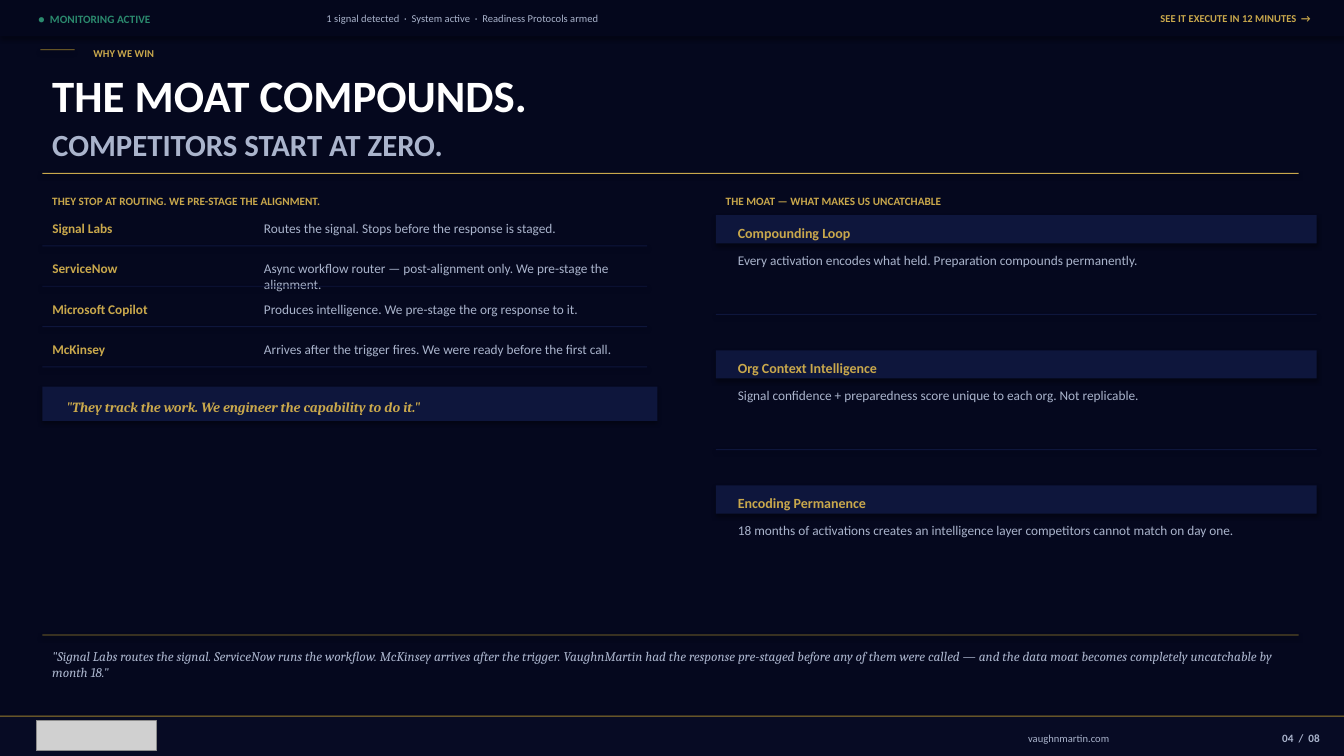
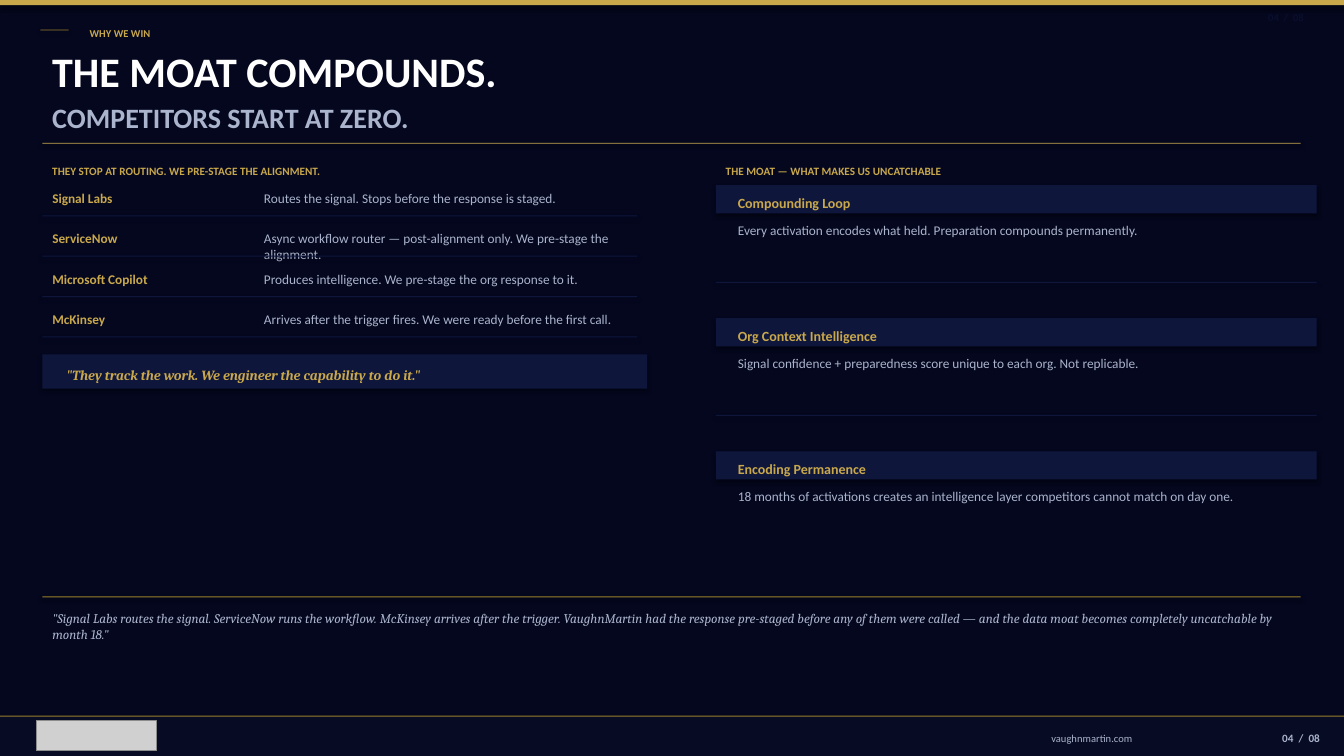
Before and after one commit to mbrunke18/CodePlatform1, a slide deck: slide 5 of attached_assets/VaughnMartin-Investor-Deck-v13-final.pptx. Drawn at 1344x756 pixels with LibreOffice and Linux fonts; fonts in the diff are those of the drawing; grey boxes stand for pictures; background and template pictures are left out. Boxes give left, top, right and bottom in pixels: in the first picture for what was removed or moved away, otherwise in the second. Text is boxed around its words. In the diff, an @@ line names an element or a change of style, - is before the commit and + after.

```diff
--- a/attached_assets/VaughnMartin-Investor-Deck-v13-final.pptx
+++ b/attached_assets/VaughnMartin-Investor-Deck-v13-final.pptx
@@ rectangle at [0, 0, 1344, 756]: fill #05081E to #04071E @@
@@ rectangle: place and size @@
-rectangle at [0, 0, 1344, 36]
+rectangle at [0, 0, 1344, 5]
@@ rectangle at [0, 0, 1344, 5]: fill #04071C to #C9A84C @@
@@ text added at [0, 6, 1314, 24], 7.5 pt, text #0A0F2E, bold @@
+04 / 08
@@ rectangle: place and size @@
-rectangle at [40, 49, 75, 50]
+rectangle at [40, 29, 69, 30]
@@ text removed at [50, 15, 150, 23] @@
-● MONITORING ACTIVE
@@ text "WHY WE WIN": place and size @@
-text "WHY WE WIN" at [93, 50, 154, 57]
+text "WHY WE WIN" at [90, 30, 150, 37]
@@ text removed at [326, 14, 598, 24] @@
-1 signal detected · System active · Readiness Protocols armed
@@ text removed at [1160, 15, 1296, 22] @@
-SEE IT EXECUTE IN 12 MINUTES →
@@ text "THE MOAT COMPOUNDS.": place and size @@
-text "THE MOAT COMPOUNDS." at [52, 82, 527, 113]
+text "THE MOAT COMPOUNDS." at [52, 59, 496, 88]
@@ text "THE MOAT COMPOUNDS." at [52, 59, 496, 88]: size 32 to 30 pt @@
@@ text "COMPETITORS START AT ZERO.": place and size @@
-text "COMPETITORS START AT ZERO." at [52, 136, 443, 156]
+text "COMPETITORS START AT ZERO." at [52, 109, 409, 128]
@@ text "COMPETITORS START AT ZERO." at [52, 109, 409, 128]: size 22 to 20 pt @@
@@ 9 texts, 2 rectangles: place and size @@
-9 texts, 2 rectangles at [42, 172, 1317, 402]
+9 texts, 2 rectangles at [42, 143, 1317, 370]
@@ text "THEY STOP AT ROUTING. WE ...": place and size @@
-text "THEY STOP AT ROUTING. WE ..." at [52, 197, 320, 205]
+text "THEY STOP AT ROUTING. WE ..." at [52, 167, 320, 175]
@@ text "Routes the signal. Stops before ...": place and size @@
-text "Routes the signal. Stops before ..." at [264, 224, 556, 236]
+text "Routes the signal. Stops before ..." at [264, 194, 556, 206]
@@ rectangle: place and size @@
-rectangle at [42, 386, 657, 420]
+rectangle at [42, 216, 637, 217]
@@ text "Async workflow router — post-alignment ...": place and size @@
-text "Async workflow router — post-alignment ..." at [264, 264, 609, 291]
+text "Async workflow router — post-alignment ..." at [264, 234, 609, 261]
@@ rectangle: place and size @@
-rectangle at [42, 245, 647, 246]
+rectangle at [42, 256, 637, 257]
@@ text "Produces intelligence. We pre-stage the ...": place and size @@
-text "Produces intelligence. We pre-stage the ..." at [264, 305, 578, 317]
+text "Produces intelligence. We pre-stage the ..." at [264, 275, 578, 287]
@@ rectangle: place and size @@
-rectangle at [42, 285, 647, 286]
+rectangle at [42, 296, 637, 297]
@@ rectangle: place and size @@
-rectangle at [716, 486, 1317, 514]
+rectangle at [716, 282, 1317, 283]
@@ text "Arrives after the trigger fires. ...": place and size @@
-text "Arrives after the trigger fires. ..." at [264, 345, 611, 357]
+text "Arrives after the trigger fires. ..." at [264, 315, 611, 327]
@@ rectangle: place and size @@
-rectangle at [716, 315, 1317, 316]
+rectangle at [716, 319, 1317, 347]
@@ rectangle: place and size @@
-rectangle at [42, 366, 647, 367]
+rectangle at [42, 355, 647, 389]
@@ rectangle: place and size @@
-rectangle at [42, 326, 647, 327]
+rectangle at [42, 337, 637, 338]
@@ text ""They track the work. We ...": place and size @@
-text ""They track the work. We ..." at [66, 402, 420, 415]
+text ""They track the work. We ..." at [66, 370, 420, 383]
@@ rectangle: place and size @@
-rectangle at [716, 350, 1317, 378]
+rectangle at [716, 415, 1317, 416]
@@ rectangle: place and size @@
-rectangle at [716, 450, 1317, 451]
+rectangle at [716, 452, 1317, 480]
@@ 3 texts, 1 rectangle: place and size @@
-3 texts, 1 rectangle at [42, 498, 1299, 677]
+3 texts, 1 rectangle at [42, 464, 1301, 639]
@@ text "vaughnmartin.com": place and size @@
-text "vaughnmartin.com" at [1028, 734, 1109, 744]
+text "vaughnmartin.com" at [1051, 734, 1132, 744]
```
Also in this commit, not shown: 9 other slides changed, 5 other files.
